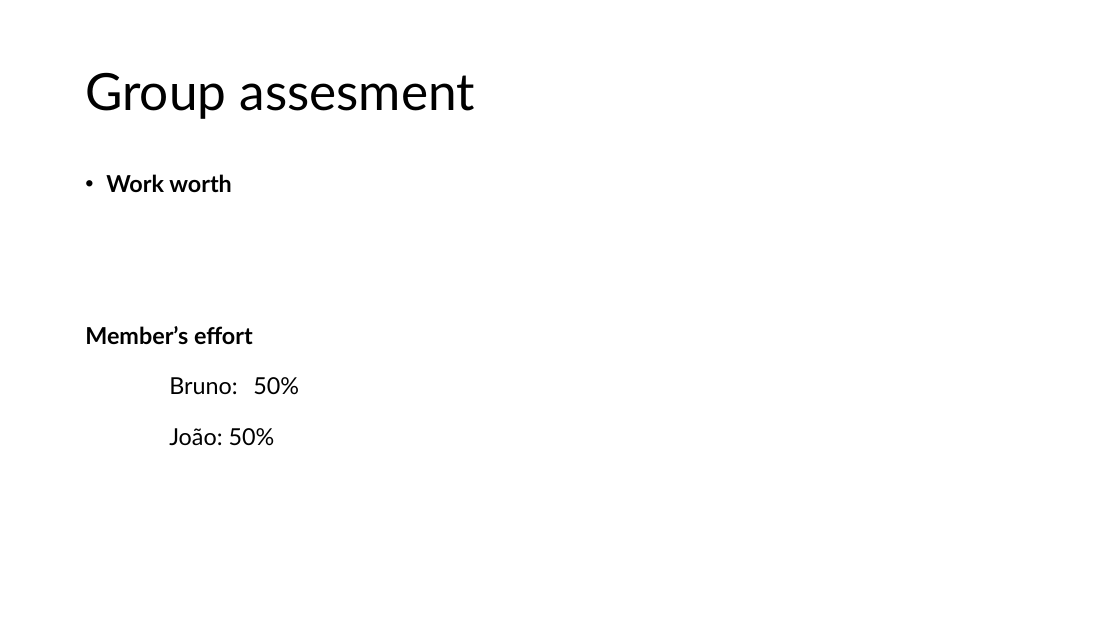
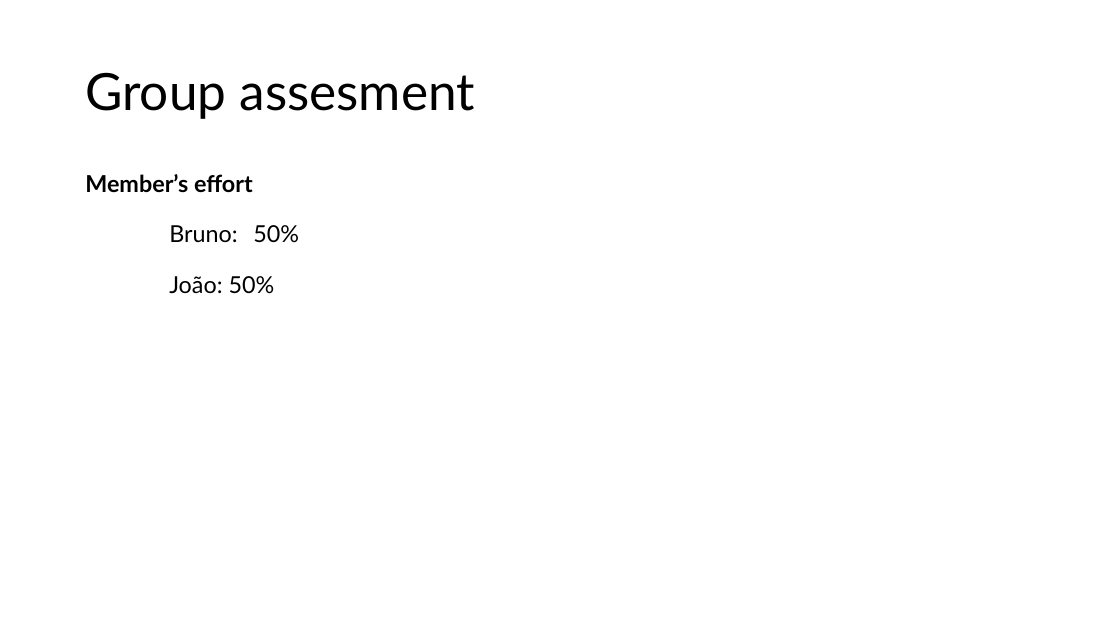
Before and after one commit to JoaoBastos023/HCI-CP-Logbook, a slide deck: slide 15 of presentation_1/Presentation1.pptx (slide 16 before the commit). Drawn at 1120x630 pixels with LibreOffice and Linux fonts; fonts in the diff are those of the drawing. Boxes give left, top, right and bottom in pixels: in the first picture for what was removed or moved away, otherwise in the second. Text is boxed around its words. In the diff, an @@ line names an element or a change of style, - is before the commit and + after.

```diff
--- a/presentation_1/Presentation1.pptx
+++ b/presentation_1/Presentation1.pptx
@@ text at bbox=[106, 174, 232, 193]: paragraph removed @@
-• Work worth
```
Also in this commit, not shown: 6 other slides changed, 1 slide removed.
